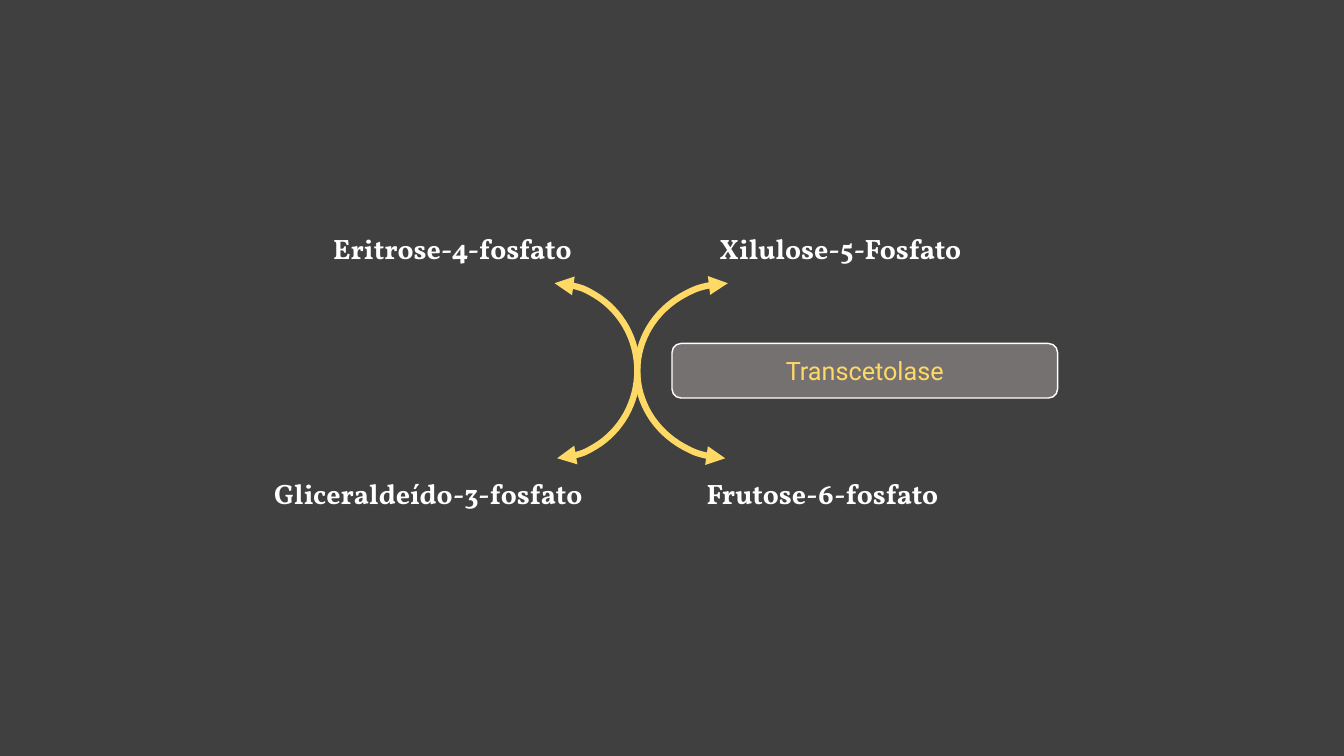
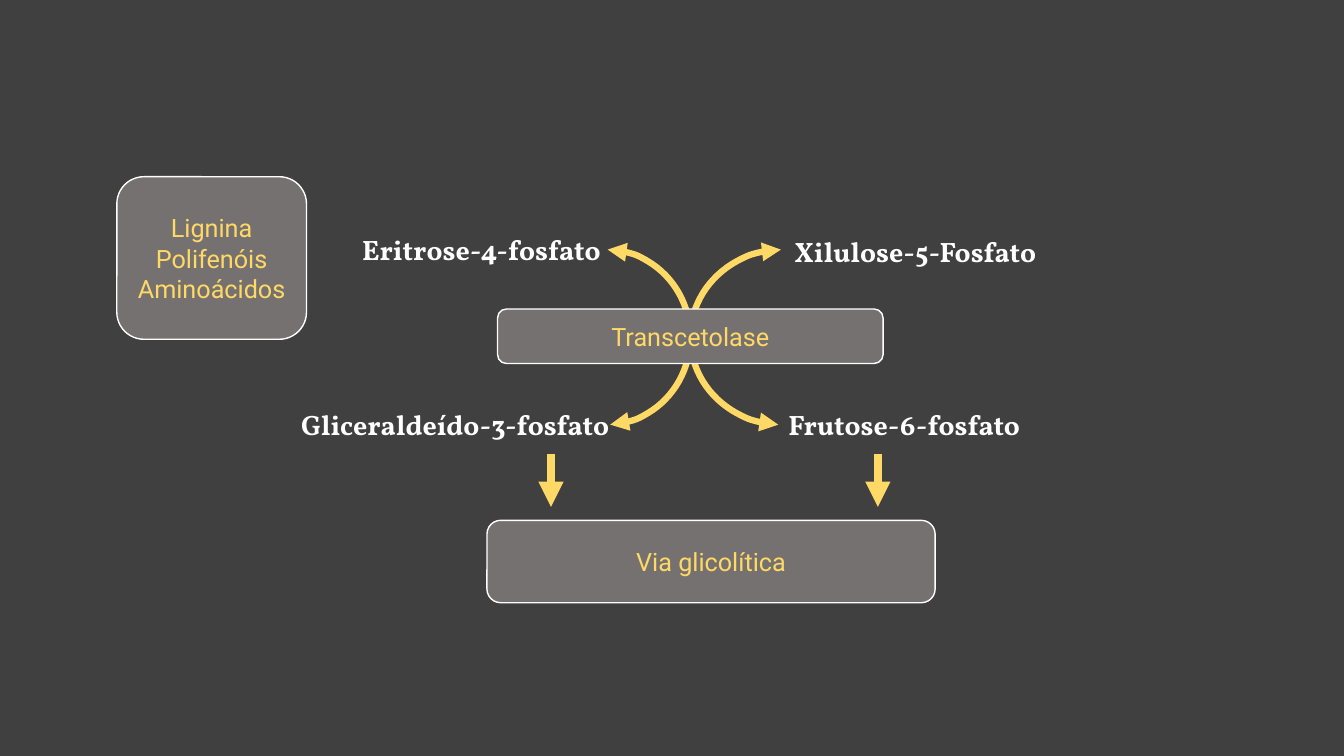
Before and after one commit to daniloasdotcom/Bioquimica-com-Danilo, a slide deck: slide 20 of static/aulas/via_das_pentoses.pptx (slide 21 before the commit). Drawn at 1344x756 pixels with LibreOffice and Linux fonts; fonts in the diff are those of the drawing. Boxes give left, top, right and bottom in pixels: in the first picture for what was removed or moved away, otherwise in the second. Text is boxed around its words. In the diff, an @@ line names an element or a change of style, - is before the commit and + after.

```diff
--- a/static/aulas/via_das_pentoses.pptx
+++ b/static/aulas/via_das_pentoses.pptx
@@ rounded rectangle added at (x1=117, y1=176, x2=307, y2=339), fill #767171, outline #FFFFFF 1 pt, 18 pt, text #FFD966 @@
+Lignina
+Polifenóis
+Aminoácidos
@@ text "Eritrose-4-fosfato" moved from (x1=333, y1=239, x2=572, y2=264) to (x1=362, y1=240, x2=601, y2=265) @@
@@ text "Xilulose-5-Fosfato" moved from (x1=719, y1=239, x2=961, y2=264) to (x1=794, y1=242, x2=1036, y2=267) @@
@@ arc (boxed as its full ellipse) moved from (x1=468, y1=283, x2=637, y2=459) to (x1=521, y1=249, x2=691, y2=424) @@
@@ arc (boxed as its full ellipse) moved from (x1=637, y1=283, x2=823, y2=459) to (x1=691, y1=250, x2=876, y2=425) @@
@@ rounded rectangle "Transcetolase" moved from (x1=673, y1=344, x2=1059, y2=398) to (x1=498, y1=310, x2=884, y2=364) @@
@@ text "Gliceraldeído-3-fosfato" moved from (x1=274, y1=484, x2=582, y2=509) to (x1=301, y1=415, x2=609, y2=440) @@
@@ text "Frutose-6-fosfato" moved from (x1=707, y1=484, x2=939, y2=505) to (x1=788, y1=415, x2=1020, y2=436) @@
@@ arrow added from (552, 454) to (552, 507), #FFD966 6 pt @@
@@ arrow added from (878, 454) to (878, 507), #FFD966 6 pt @@
@@ rounded rectangle added at (x1=487, y1=520, x2=936, y2=603), fill #767171, outline #FFFFFF 1 pt, 18 pt, text #FFD966 @@
+Via glicolítica
```
Also in this commit, not shown: 16 other slides changed, 1 slide added, 3 slides removed, 3 other files.
